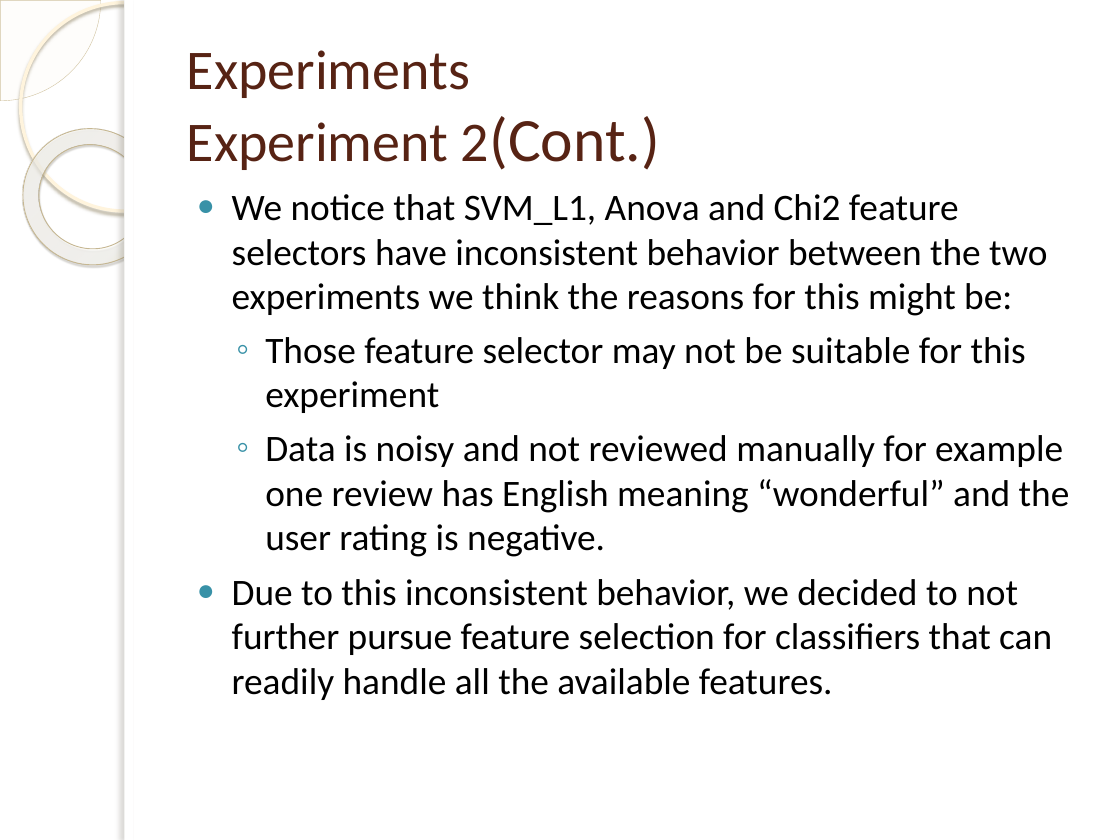
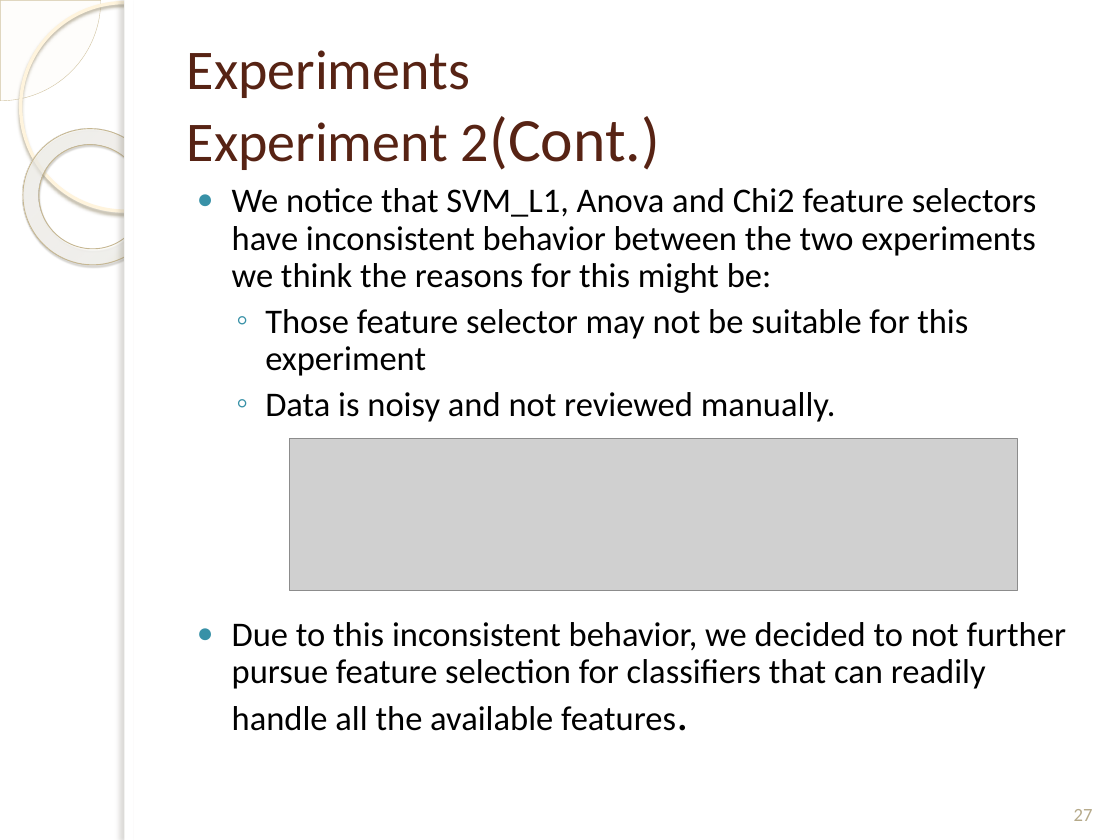
Before and after one commit to mhd9023/Thesis, a slide deck: slide 27 of Report#1_.pptx (slide 25 before the commit). Drawn at 1120x840 pixels with LibreOffice and Linux fonts; fonts in the diff are those of the drawing; grey boxes stand for pictures; background and template pictures are left out. Boxes give left, top, right and bottom in pixels: in the first picture for what was removed or moved away, otherwise in the second. Text is boxed around its words. In the diff, an @@ line names an element or a change of style, - is before the commit and + after.

```diff
--- a/Report#1_.pptx
+++ b/Report#1_.pptx
@@ text at [232, 188, 1067, 731]: size 24 to 22.2 pt in "We notice that SVM_L1, Anova and Chi2 ...", "Those feature selector may not be suitable ...", "Due to this inconsistent behavior, we decided ..."; size 24 to 29.6 pt in "features."; line spacing 1 to 0.9 @@
@@ text at [265, 392, 836, 422]: text changed; size 24 to 22.2 pt @@
-  ◦ Data is noisy and not reviewed manually for example one review has English meaning “wonderful” and the user rating is negative.
+  ◦ Data is noisy and not reviewed manually.
@@ picture added at [289, 439, 1017, 590] @@
@@ page number added at [1074, 809, 1093, 821], 12 pt, text #B6A98A @@
+27
```
Also in this commit, not shown: 32 other slides changed, 3 slides added, 2 other files.
